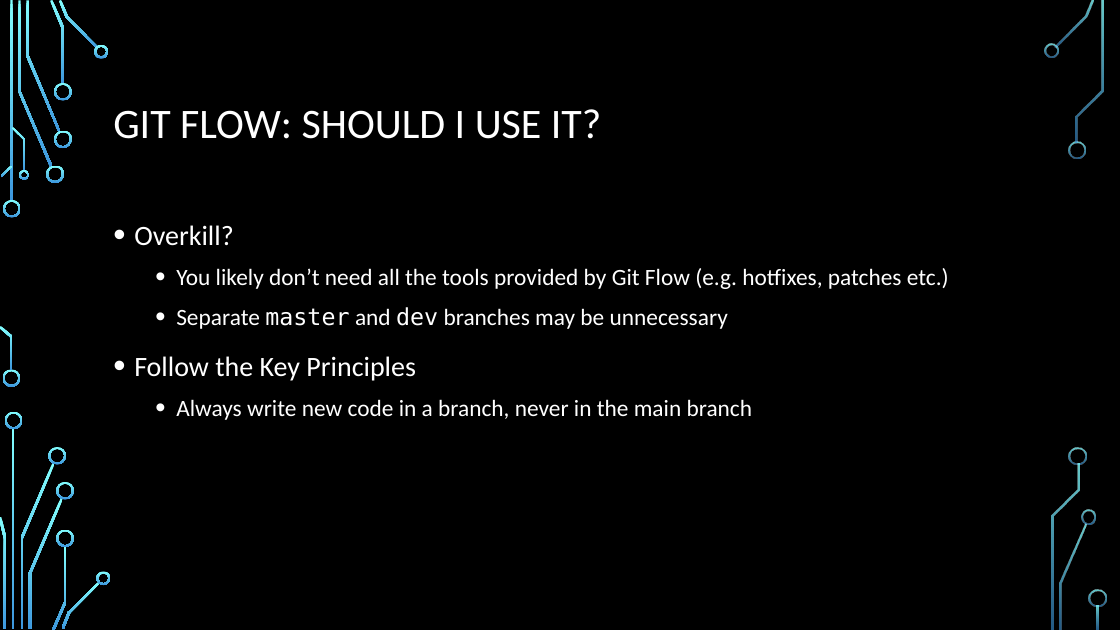
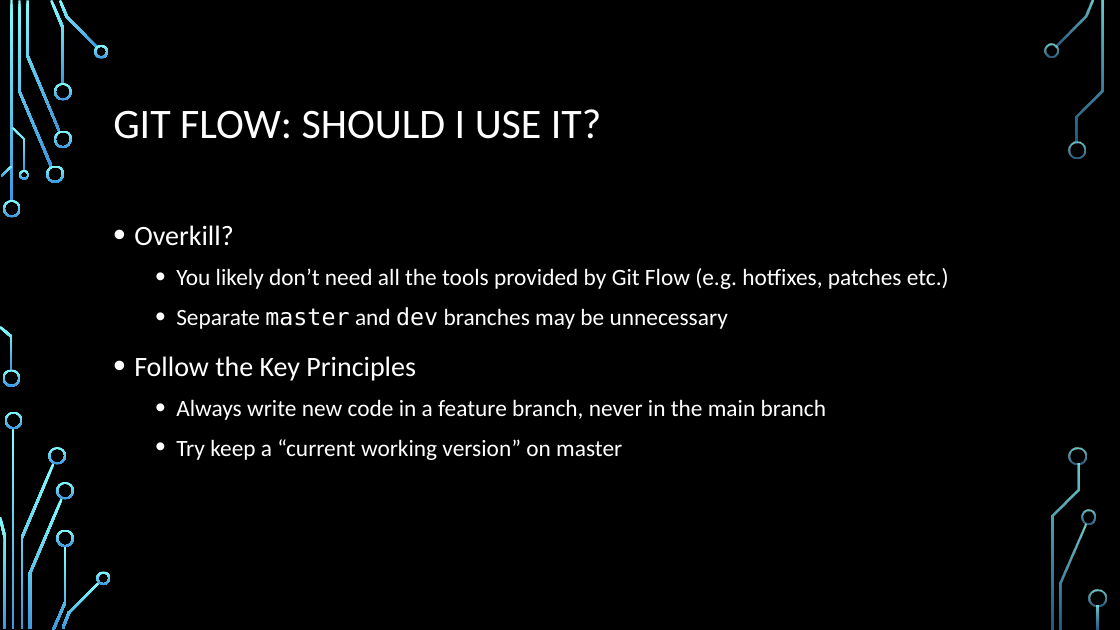
Before and after one commit to EoinRaff/Java_Demo, a slide deck: slide 8 of Github Workflow.pptx. Drawn at 1120x630 pixels with LibreOffice and Linux fonts; fonts in the diff are those of the drawing; background and template pictures are left out. Boxes give left, top, right and bottom in pixels: in the first picture for what was removed or moved away, otherwise in the second. Text is boxed around its words. In the diff, an @@ line names an element or a change of style, - is before the commit and + after.

```diff
--- a/Github Workflow.pptx
+++ b/Github Workflow.pptx
@@ text at box(176, 399, 827, 460): text changed @@
-  • Always write new code in a branch, never in the main branch
+  • Always write new code in a feature branch, never in the main branch
+  • Try keep a “current working version” on master
```
Also in this commit, not shown: 1 other slide changed, 5 slides added.
